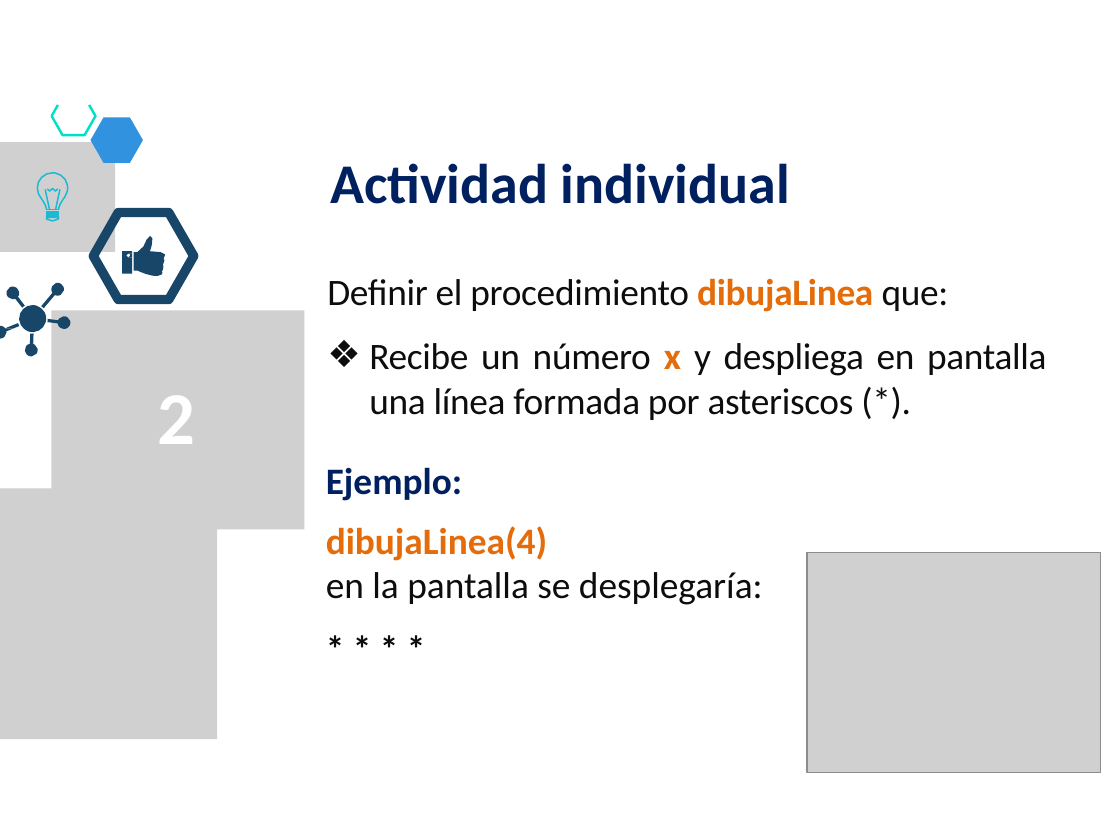
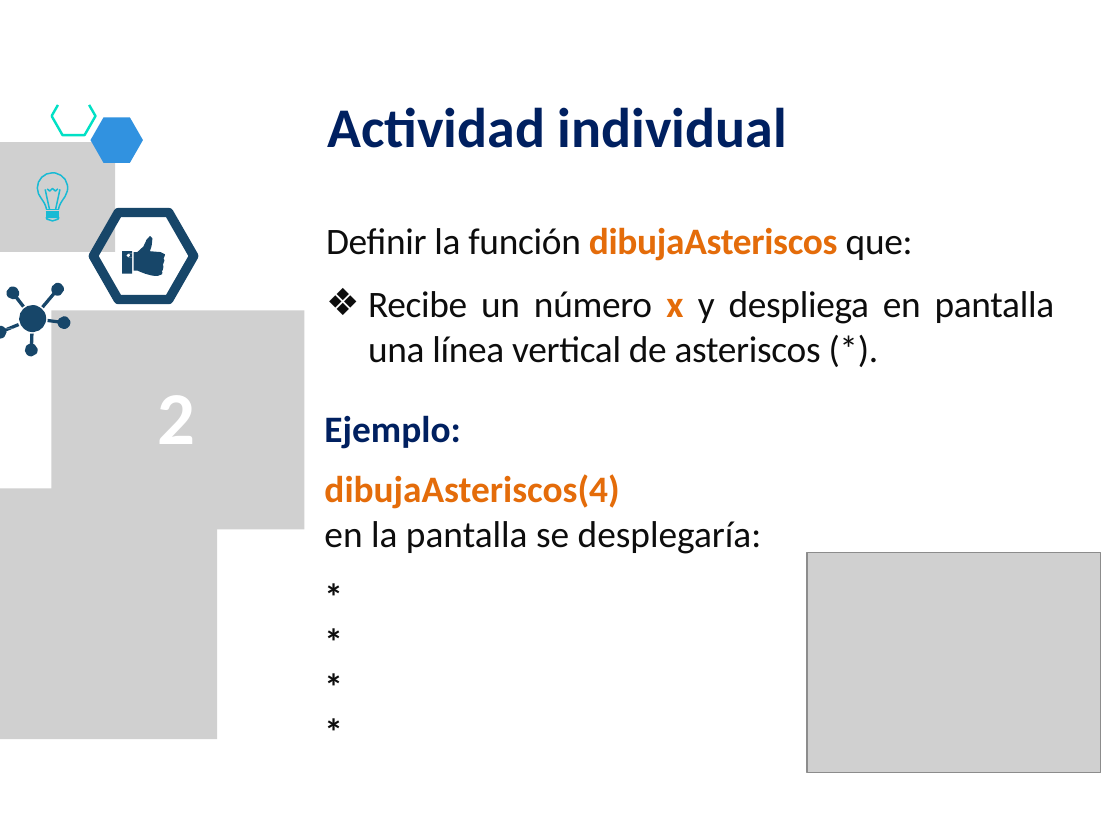
Before and after one commit to lizetheP/PensamientoC, a slide deck: slide 21 of CalendarioAgo20/presentaciones/8_For.pptx. Drawn at 1120x840 pixels with LibreOffice and Linux fonts; fonts in the diff are those of the drawing; grey boxes stand for pictures. Boxes give left, top, right and bottom in pixels: in the first picture for what was removed or moved away, otherwise in the second. Text is boxed around its words. In the diff, an @@ line names an element or a change of style, - is before the commit and + after.

```diff
--- a/CalendarioAgo20/presentaciones/8_For.pptx
+++ b/CalendarioAgo20/presentaciones/8_For.pptx
@@ text "Actividad individual" moved from (x1=330, y1=163, x2=790, y2=204) to (x1=327, y1=107, x2=787, y2=148) @@
@@ text at (x1=324, y1=227, x2=1055, y2=554): text changed @@
-* * * *
+*
+*
+*
+*
@@ text "Definir la función dibujaAsteriscos que:" moved from (x1=326, y1=278, x2=1047, y2=605) to (x1=324, y1=227, x2=1055, y2=554) @@
@@ text at (x1=326, y1=227, x2=1055, y2=363): text changed @@
-Definir el procedimiento dibujaLinea que:
-❖ Recibe un número x y despliega en pantalla una línea formada por asteriscos (*).
+Definir la función dibujaAsteriscos que:
+❖ Recibe un número x y despliega en pantalla una línea vertical de asteriscos (*).
@@ text at (x1=324, y1=474, x2=619, y2=509): text changed @@
-dibujaLinea(4)
+dibujaAsteriscos(4)
```
Also in this commit, not shown: 13 other slides changed, 7 other files.
